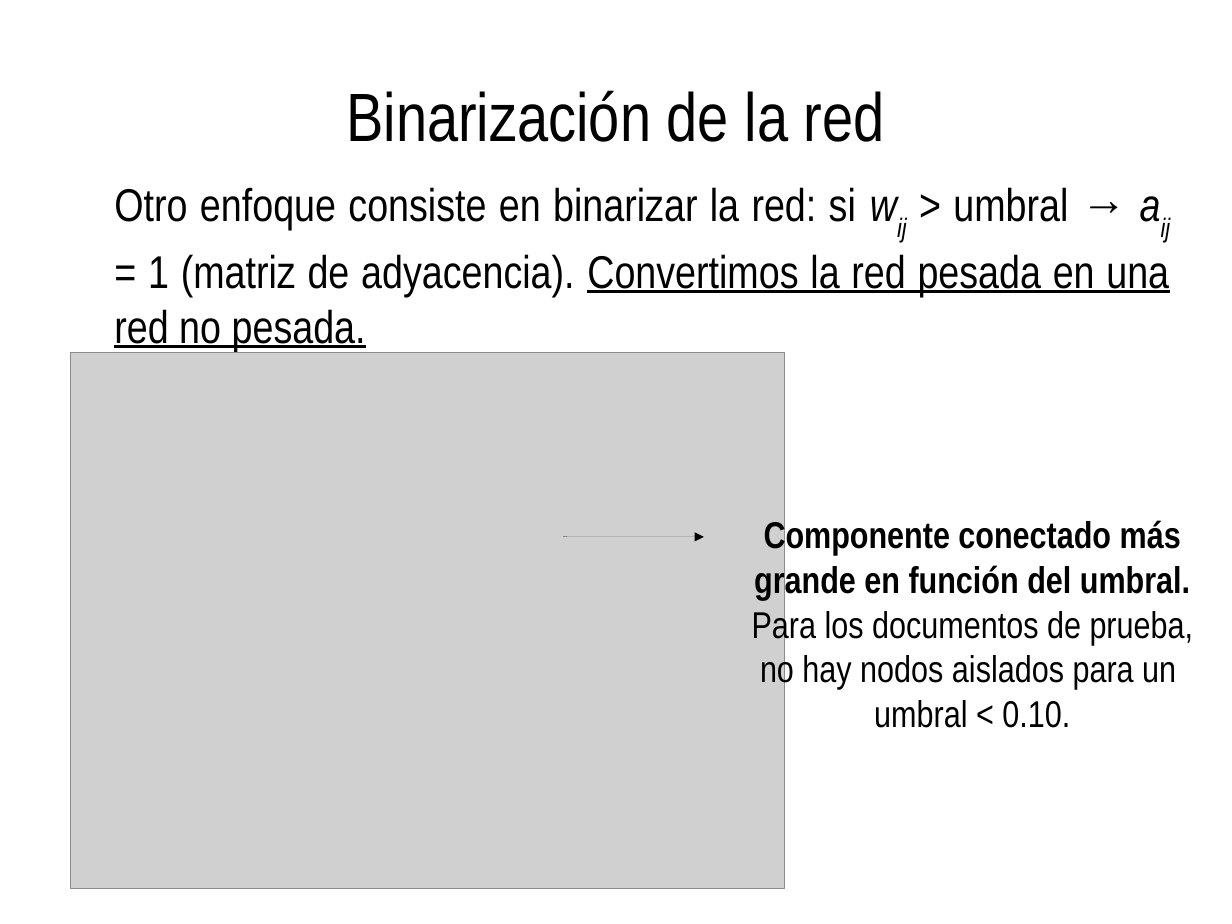
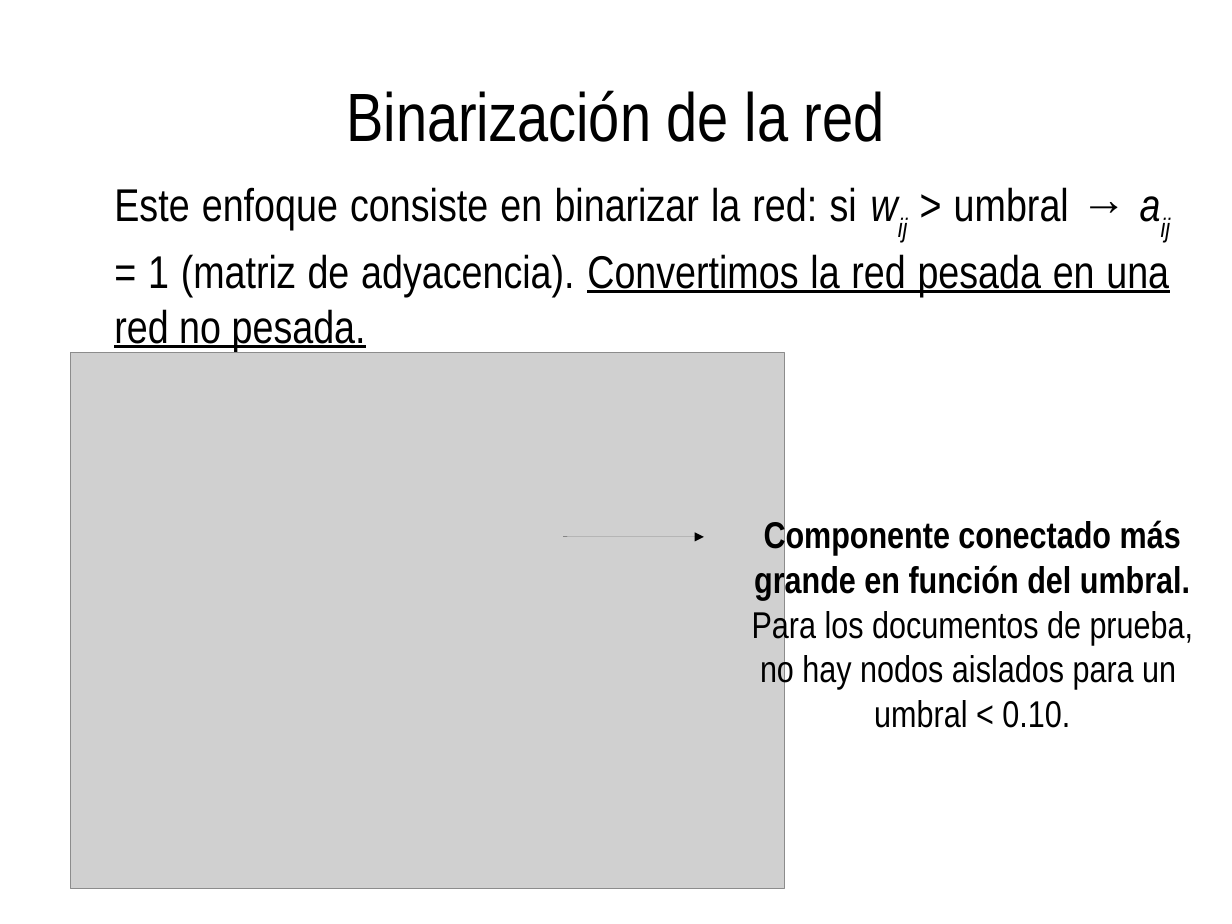
Before and after one commit to spinto88/Analisis_notas, a slide deck: slide 27 of Presentacion_analisis.odp (slide 26 before the commit). Drawn at 1232x924 pixels with LibreOffice and Linux fonts; fonts in the diff are those of the drawing; grey boxes stand for pictures. Boxes give left, top, right and bottom in pixels: in the first picture for what was removed or moved away, otherwise in the second. Text is boxed around its words. In the diff, an @@ line names an element or a change of style, - is before the commit and + after.

Commit message:
NMF para redes pesadas ok

```diff
--- a/Presentacion_analisis.odp
+++ b/Presentacion_analisis.odp
@@ text at (114,187,1169,352): text changed @@
-Otro enfoque consiste en binarizar la red: si wij > umbral → aij = 1 (matriz de adyacencia). Convertimos la red pesada en una red no pesada.
+Este enfoque consiste en binarizar la red: si wij > umbral → aij = 1 (matriz de adyacencia). Convertimos la red pesada en una red no pesada.
```
Also in this commit, not shown: 9 other slides changed, 6 slides added, 9 other files.
